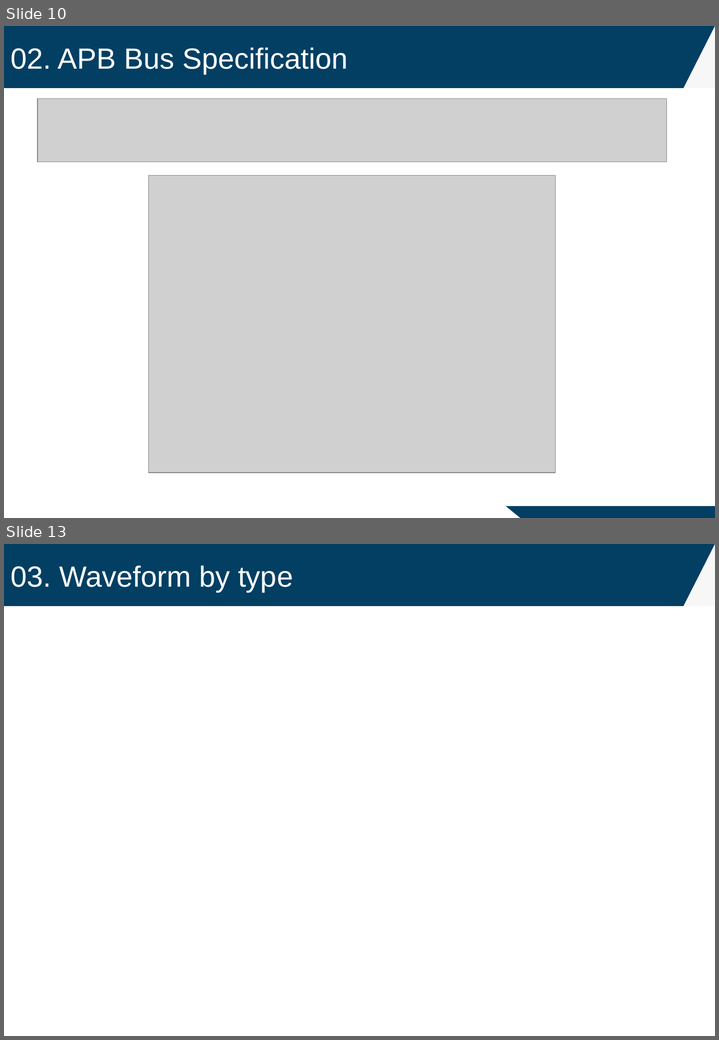
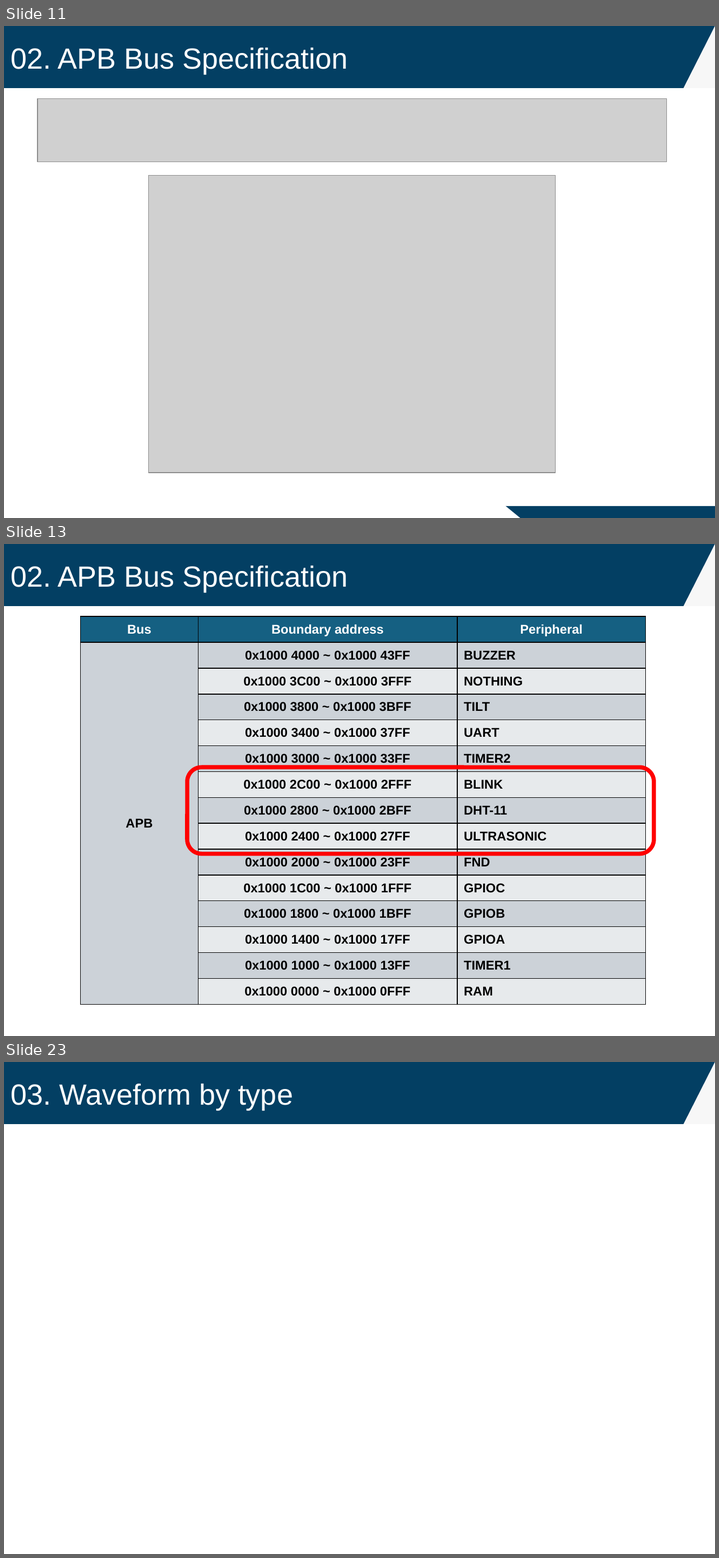
Before and after one commit to oriraccoon/Harman_ComputerArchitecture, a slide deck: RISC-V MultiCycle CPU Peripherals_김지환.pptx. Shown one above the other, each under a label of ours: slides 10 and 13 before the commit, slides 11, 13 and 23 after it; the slides between them are not shown. The pictures are 719x1040 and 719x1558 pixels, drawn with LibreOffice and Linux fonts; fonts in the diff are those of the drawing; grey boxes stand for pictures. Boxes give left, top, right and bottom in pixels: in the first picture for what was removed or moved away, otherwise in the second. Text is boxed around its words. In the diff, an @@ line names an element or a change of style, - is before the commit and + after.

```diff
--- a/RISC-V MultiCycle CPU Peripherals_김지환.pptx
+++ b/RISC-V MultiCycle CPU Peripherals_김지환.pptx
@@ slide 13 added at box(4, 544, 715, 1036), background #FFFFFF @@
@@ rectangle added at box(4, 544, 715, 606), fill #033F63 @@
@@ right triangle added at box(683, 544, 715, 606), fill #F7F7F7 @@
@@ text added at box(10, 566, 347, 592), 32 pt, text #FFFFFF @@
+02. APB Bus Specification
@@ table added at box(81, 616, 646, 1004), 15 rows, 3 columns @@
+Bus | Boundary address | Peripheral
+APB | 0x1000 4000 ~ 0x1000 43FF | BUZZER
+ | 0x1000 3C00 ~ 0x1000 3FFF | NOTHING
+ | 0x1000 3800 ~ 0x1000 3BFF | TILT
+ | 0x1000 3400 ~ 0x1000 37FF | UART
+ | 0x1000 3000 ~ 0x1000 33FF | TIMER2
+ | 0x1000 2C00 ~ 0x1000 2FFF | BLINK
+ | 0x1000 2800 ~ 0x1000 2BFF | DHT-11
+ | 0x1000 2400 ~ 0x1000 27FF | ULTRASONIC
+ | 0x1000 2000 ~ 0x1000 23FF | FND
+ | 0x1000 1C00 ~ 0x1000 1FFF | GPIOC
+ | 0x1000 1800 ~ 0x1000 1BFF | GPIOB
+ | 0x1000 1400 ~ 0x1000 17FF | GPIOA
+ | 0x1000 1000 ~ 0x1000 13FF | TIMER1
+ | 0x1000 0000 ~ 0x1000 0FFF | RAM
@@ rounded rectangle added at box(187, 767, 654, 854), outline #FF0000 4.5 pt @@
@@ what was slide 10 is now slide 11 @@
@@ what was slide 13 is now slide 23 @@
```
Also in this commit, not shown: 5 slides changed, 10 other slides added, 1 slide removed, 35 other files.
